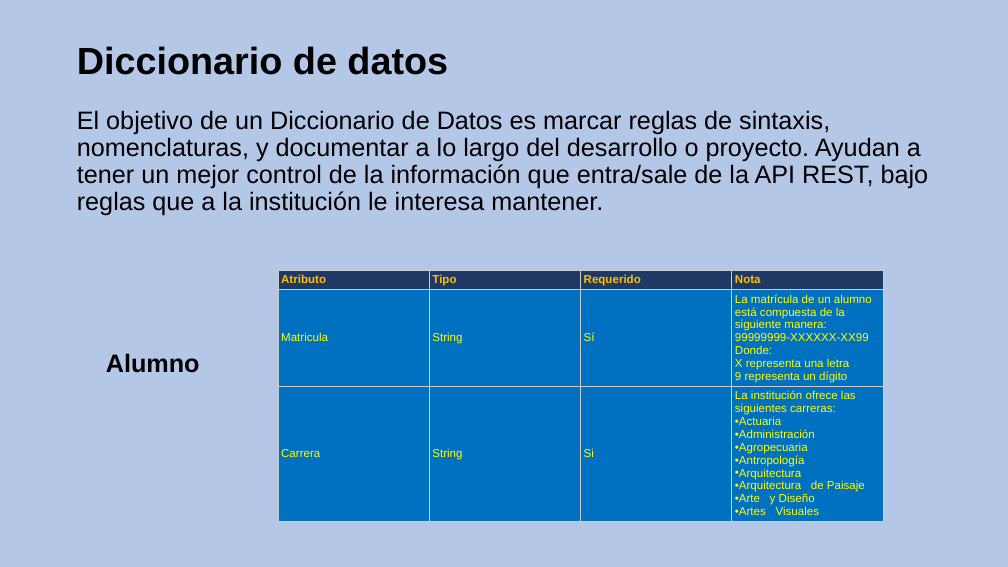
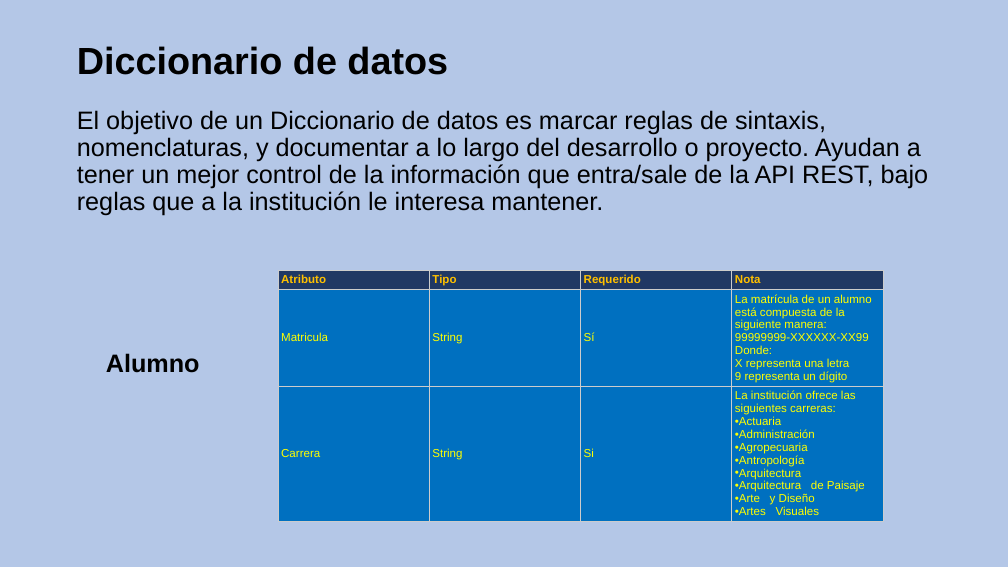
Before and after one commit to CesarFlick/shule-server-repositorio, a slide deck: slide 11 of INSTITUTO POLITÉCNICO NACIONAL.pptx. Drawn at 1008x567 pixels with LibreOffice and Linux fonts; fonts in the diff are those of the drawing. Boxes give left, top, right and bottom in pixels: in the first picture for what was removed or moved away, otherwise in the second. Text is boxed around its words. In the diff, an @@ line names an element or a change of style, - is before the commit and + after.

```diff
--- a/INSTITUTO POLITÉCNICO NACIONAL.pptx
+++ b/INSTITUTO POLITÉCNICO NACIONAL.pptx
@@ text at [77, 110, 929, 216]: text changed @@
-El objetivo de un Diccionario de Datos es marcar reglas de sintaxis, nomenclaturas, y documentar a lo largo del desarrollo o proyecto. Ayudan a tener un mejor control de la información que entra/sale de la API REST, bajo reglas que a la institución le interesa mantener.
+El objetivo de un Diccionario de datos es marcar reglas de sintaxis, nomenclaturas, y documentar a lo largo del desarrollo o proyecto. Ayudan a tener un mejor control de la información que entra/sale de la API REST, bajo reglas que a la institución le interesa mantener.
```
Also in this commit, not shown: 2 other slides changed.
